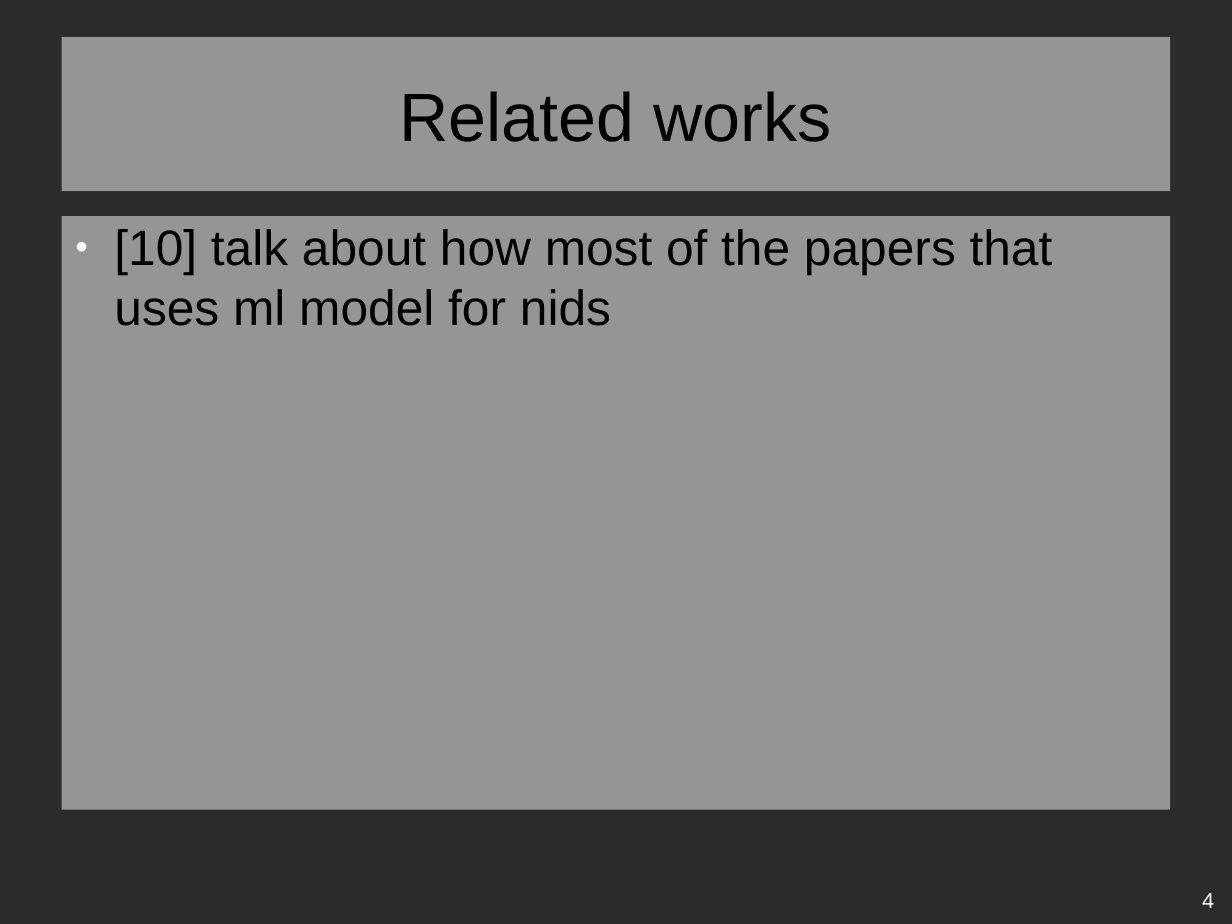
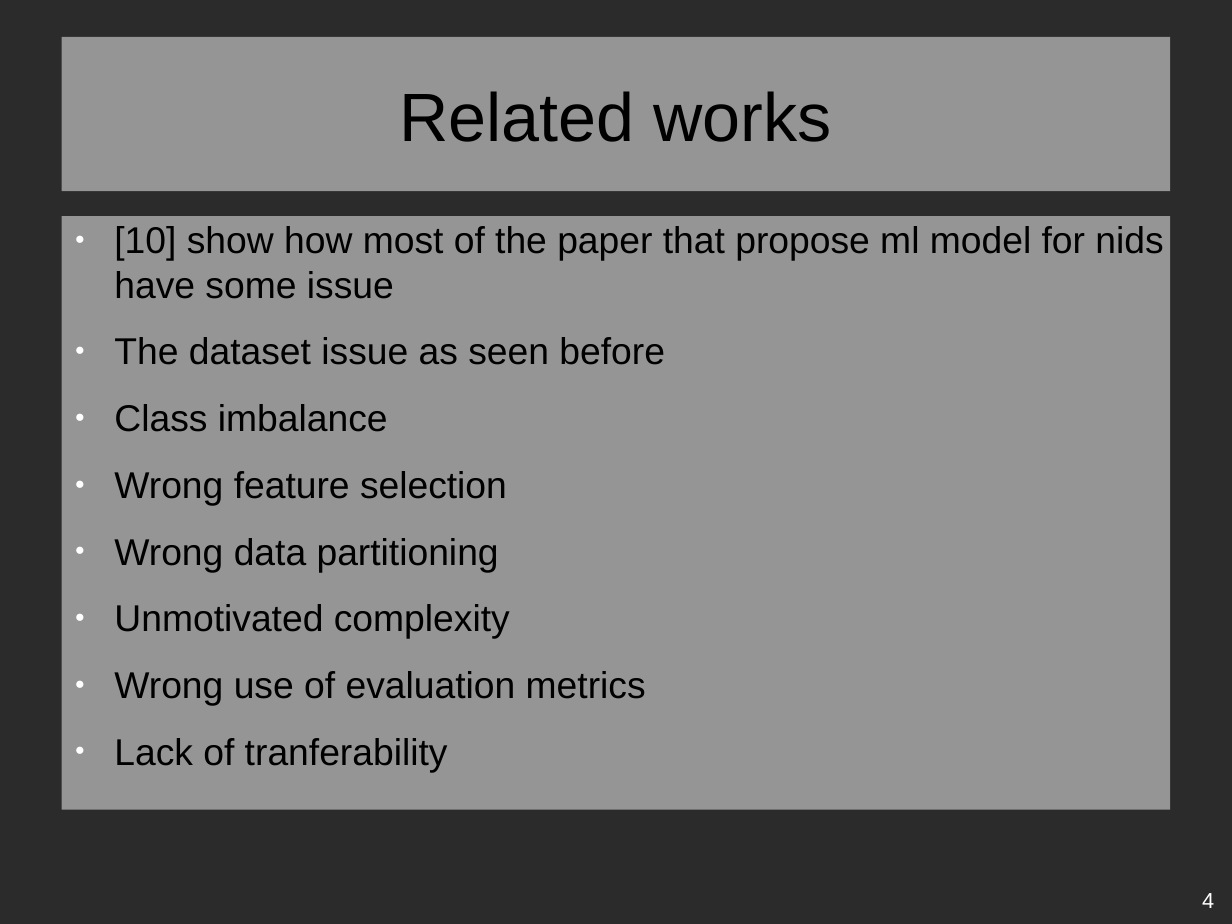
Before and after one commit to ludotosk/tesi, a slide deck: slide 4 of documents/presentazione-paper-review.odp. Drawn at 1232x924 pixels with LibreOffice and Linux fonts; fonts in the diff are those of the drawing; background and template pictures are left out; a plain dark background stands for a picture behind light text. Boxes give left, top, right and bottom in pixels: in the first picture for what was removed or moved away, otherwise in the second. Text is boxed around its words. In the diff, an @@ line names an element or a change of style, - is before the commit and + after.

```diff
--- a/documents/presentazione-paper-review.odp
+++ b/documents/presentazione-paper-review.odp
@@ text at bbox=[114, 226, 1163, 772]: text changed; size 32 to 24 pt @@
-● [10] talk about how most of the papers that uses ml model for nids
+● [10] show how most of the paper that propose ml model for nids have some issue
+● The dataset issue as seen before
+● Class imbalance
+● Wrong feature selection
+● Wrong data partitioning
+● Unmotivated complexity
+● Wrong use of evaluation metrics
+● Lack of tranferability
```
Also in this commit, not shown: 1 other slide changed, 1 slide removed, 2 other files.
